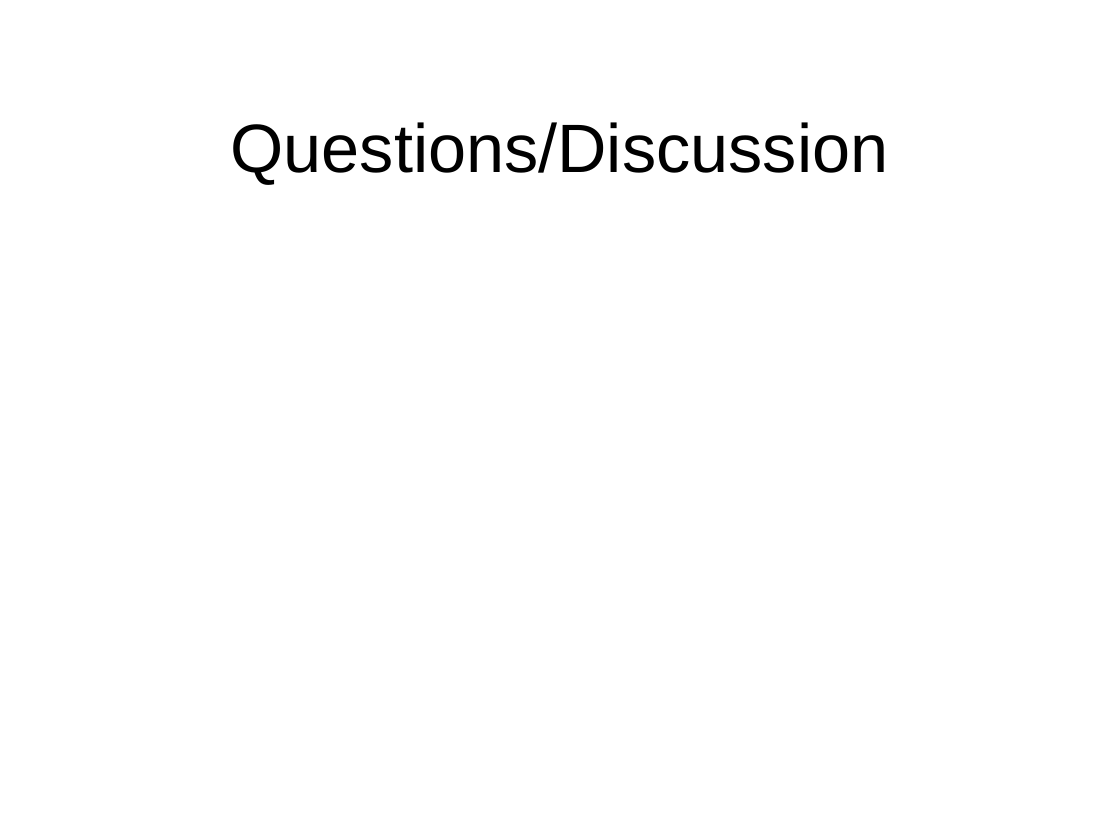
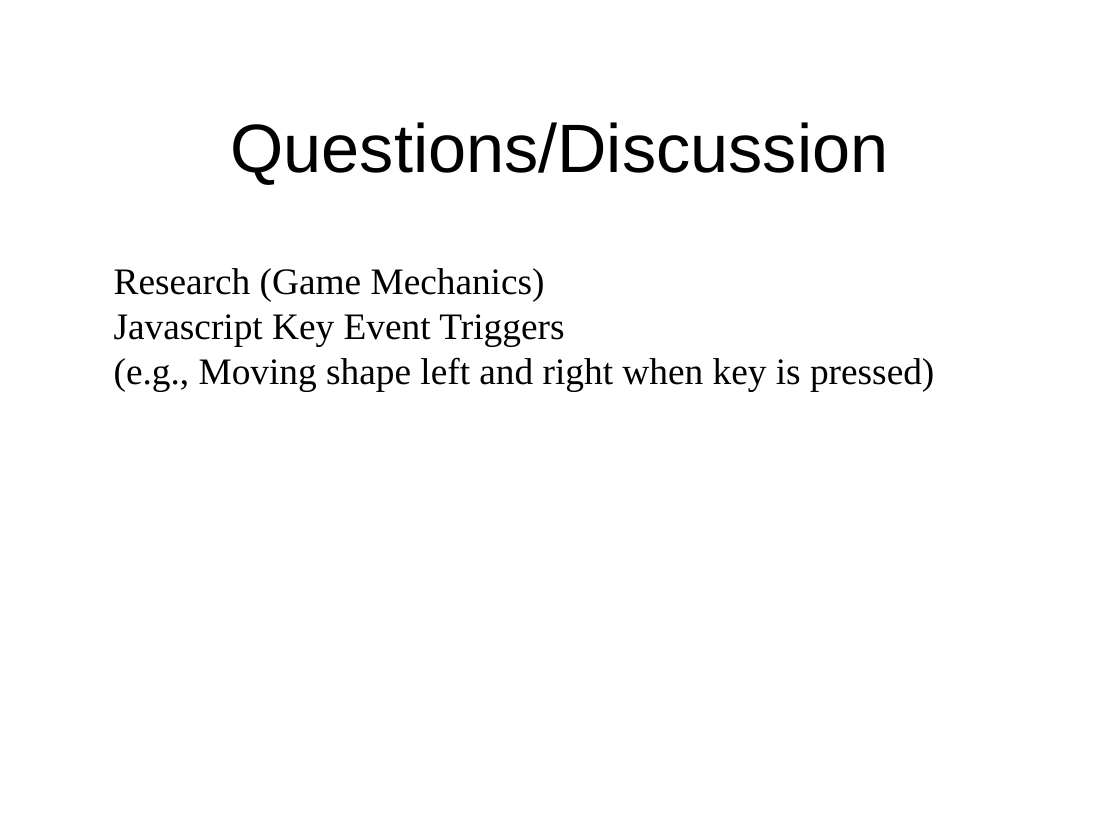
Before and after one commit to octaviordz/zjnu2017.github.io, a slide deck: slide 30 of WAD/lectures/110--Javascript.Forms.pptx (slide 24 before the commit). Drawn at 1120x840 pixels with LibreOffice and Linux fonts; fonts in the diff are those of the drawing. Boxes give left, top, right and bottom in pixels: in the first picture for what was removed or moved away, otherwise in the second. Text is boxed around its words. In the diff, an @@ line names an element or a change of style, - is before the commit and + after.

Commit message:
Javascript.

```diff
--- a/WAD/lectures/110--Javascript.Forms.pptx
+++ b/WAD/lectures/110--Javascript.Forms.pptx
@@ text added at bbox=[114, 268, 934, 391], 24 pt, text #000000 @@
+Research (Game Mechanics)
+Javascript Key Event Triggers
+(e.g., Moving shape left and right when key is pressed)
```
Also in this commit, not shown: 1 other slide changed, 6 slides added, 1 other file.
